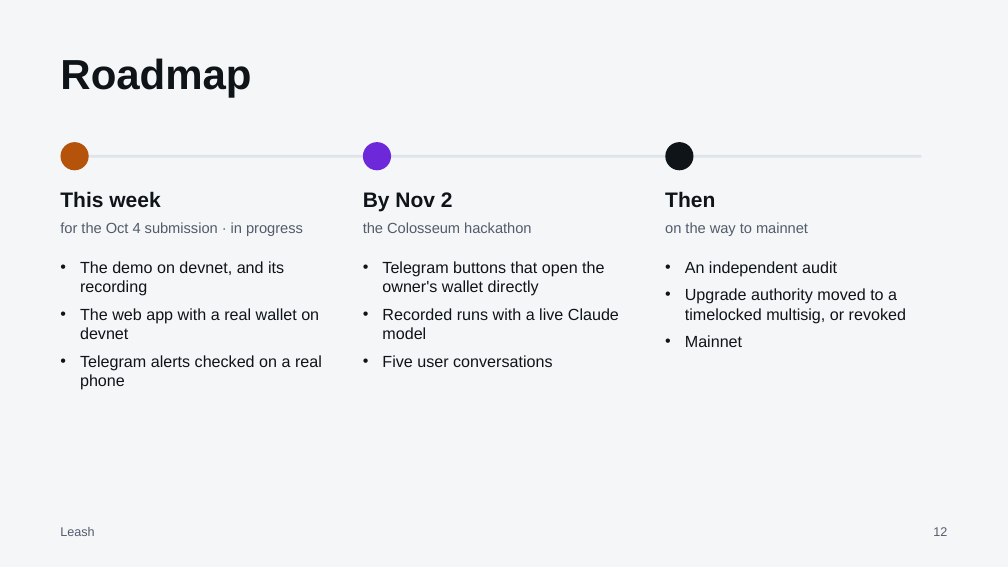
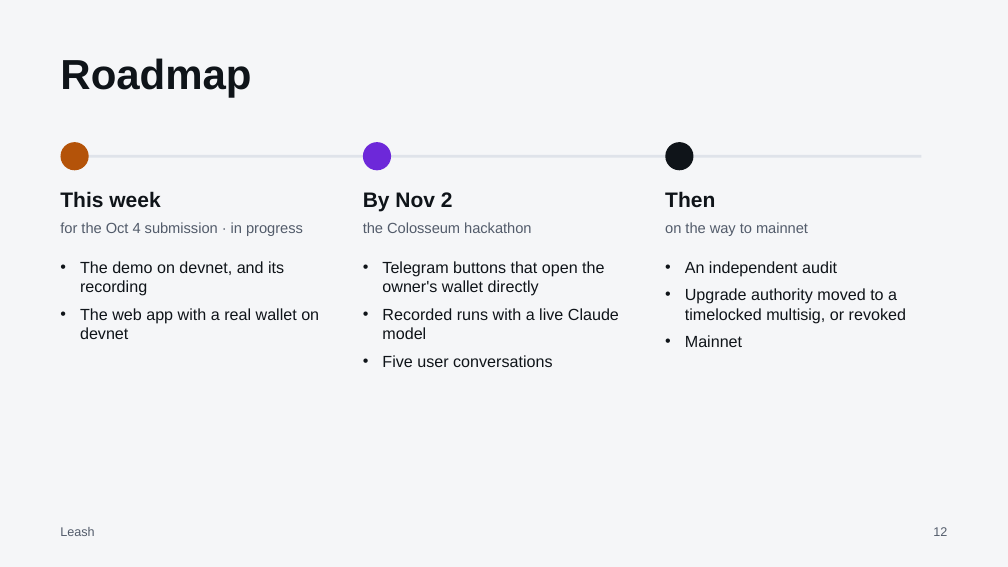
Before and after one commit to parthdeshmukh488-ops/hub, a slide deck: slide 12 of docs/pitch/leash-deck.pptx. Drawn at 1008x567 pixels with LibreOffice and Linux fonts; fonts in the diff are those of the drawing. Boxes give left, top, right and bottom in pixels: in the first picture for what was removed or moved away, otherwise in the second. Text is boxed around its words. In the diff, an @@ line names an element or a change of style, - is before the commit and + after.

```diff
--- a/docs/pitch/leash-deck.pptx
+++ b/docs/pitch/leash-deck.pptx
@@ text at (80,355,322,390): paragraph removed @@
-• Telegram alerts checked on a real phone
```
Also in this commit, not shown: 1 other slide changed, 7 other files.
